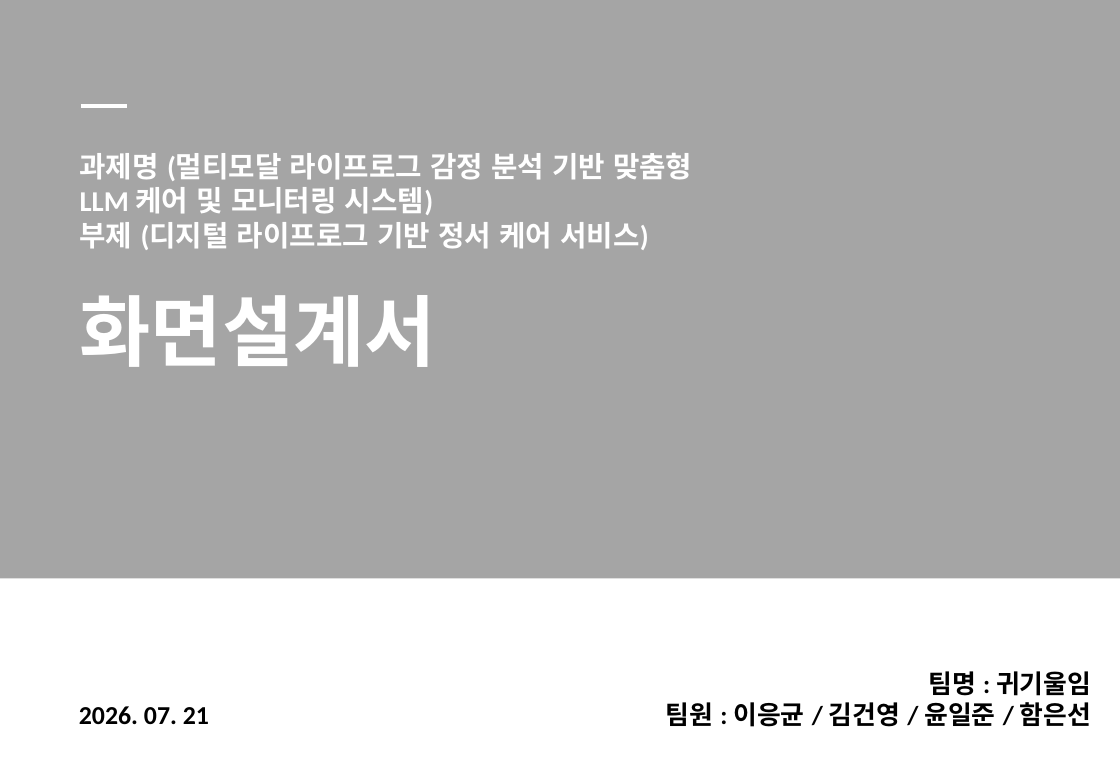
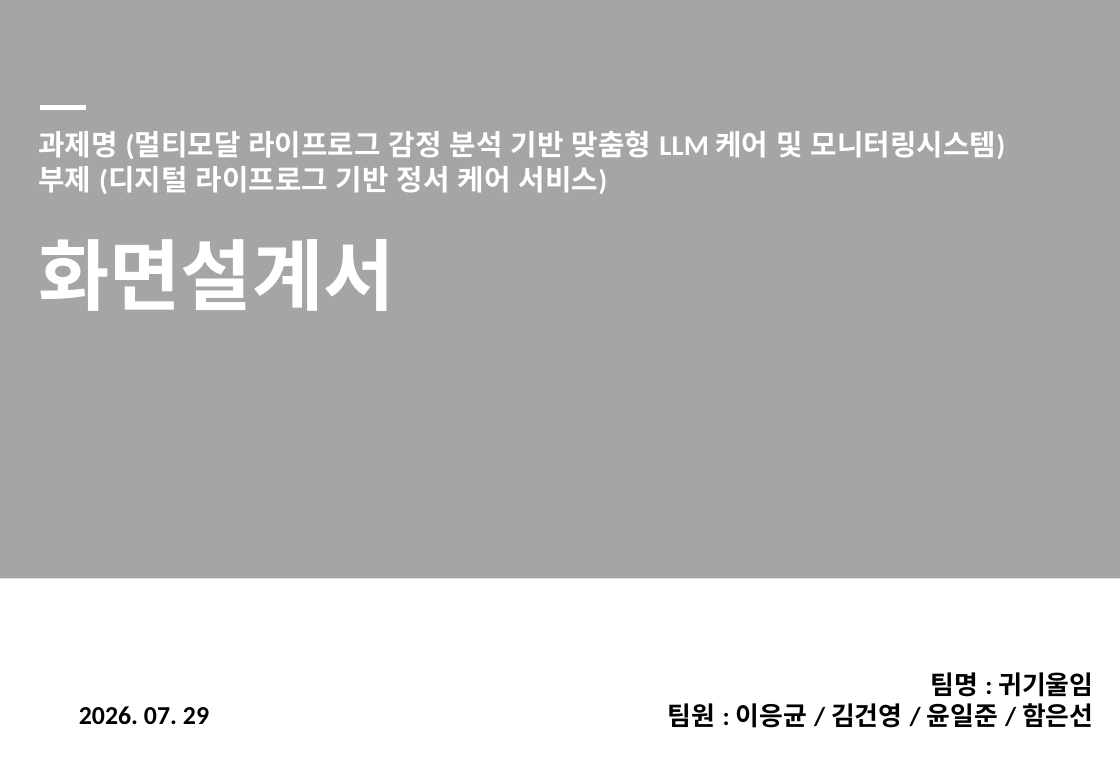
Before and after one commit to 2026-SMHRD-KDT-HealthCare-5/lisn, a slide deck: slide 1 of Documents/화면설계서_귀기울임.pptx. Drawn at 1120x775 pixels with LibreOffice and Linux fonts; fonts in the diff are those of the drawing. Boxes give left, top, right and bottom in pixels: in the first picture for what was removed or moved away, otherwise in the second. Text is boxed around its words. In the diff, an @@ line names an element or a change of style, - is before the commit and + after.

Commit message:
docs: 화면설계서 최신본 반영 - 슬라이드 12장에서 15장으로 확장

```diff
--- a/Documents/화면설계서_귀기울임.pptx
+++ b/Documents/화면설계서_귀기울임.pptx
@@ line moved from (81, 107) - (127, 107) to (39, 108) - (86, 108) @@
@@ text "과제명 (멀티모달 라이프로그 감정 분석 ...": place and size @@
-text "과제명 (멀티모달 라이프로그 감정 분석 ..." at box(80, 153, 692, 367)
+text "과제명 (멀티모달 라이프로그 감정 분석 ..." at box(38, 131, 1005, 311)
@@ text at box(38, 131, 1005, 159): spaces changed @@
-과제명 (멀티모달 라이프로그 감정 분석 기반 맞춤형 LLM 케어 및 모니터링 시스템)
+과제명 (멀티모달 라이프로그 감정 분석 기반 맞춤형 LLM 케어 및 모니터링시스템)
@@ text at box(79, 706, 209, 725): text changed @@
-2026. 07. 21
+2026. 07. 29
```
Also in this commit, not shown: 7 other slides changed, 3 slides added.
